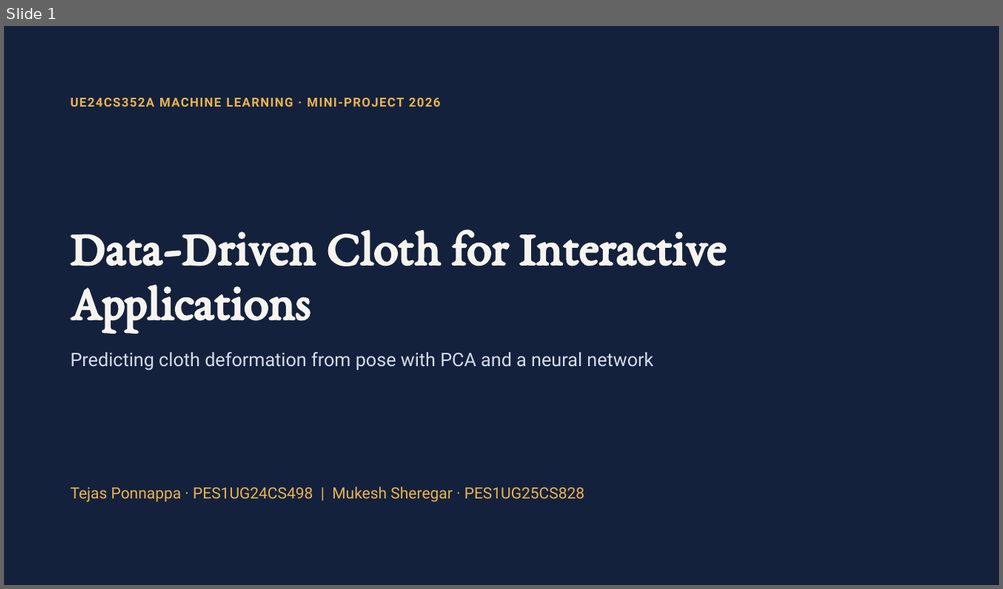
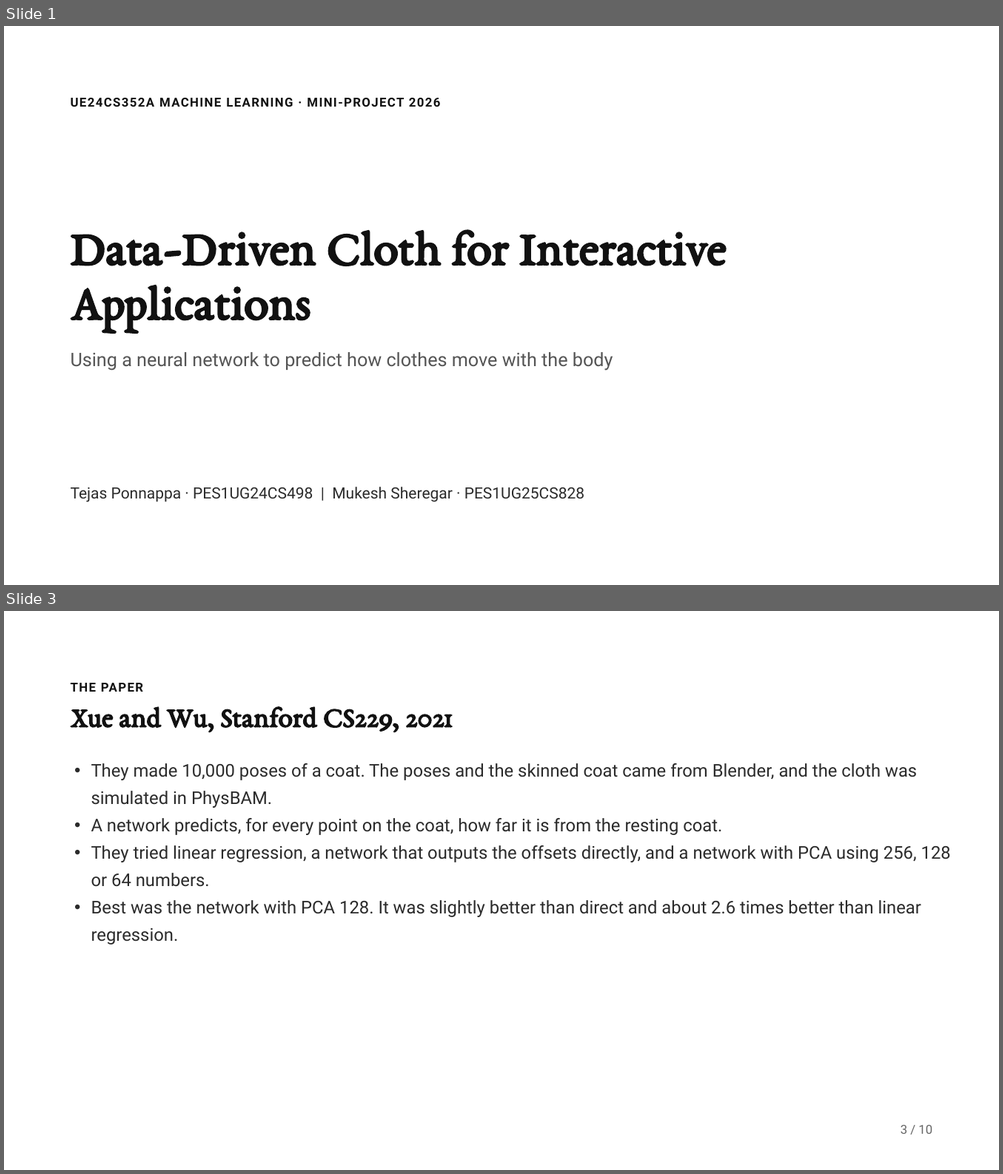
Before and after one commit to TejasPonnappa/data-driven-cloth-ml, a slide deck: docs/Data-Driven Cloth ML Mini-Project.pptx. Shown one above the other, each under a label of ours: slide 1 before the commit, slides 1 and 3 after it; the slides between them are not shown. The pictures are 1003x589 and 1003x1174 pixels, drawn with LibreOffice and Linux fonts; fonts in the diff are those of the drawing. Boxes give left, top, right and bottom in pixels: in the first picture for what was removed or moved away, otherwise in the second. Text is boxed around its words. In the diff, an @@ line names an element or a change of style, - is before the commit and + after.

```diff
--- a/docs/Data-Driven Cloth ML Mini-Project.pptx
+++ b/docs/Data-Driven Cloth ML Mini-Project.pptx
@@ slide 3 added at (4, 611, 999, 1170), background #FFFFFF @@
@@ text added at (71, 683, 143, 692), 12 pt, text #111111, bold @@
+THE PAPER
@@ title added at (71, 706, 452, 733), 28 pt, text #111111, bold @@
+Xue and Wu, Stanford CS229, 2021
@@ text added at (91, 763, 950, 945), 17 pt, text #2B2B2B @@
+• They made 10,000 poses of a coat. The poses and the skinned coat came from Blender, and the cloth was simulated in PhysBAM.
+• A network predicts, for every point on the coat, how far it is from the resting coat.
+• They tried linear regression, a network that outputs the offsets directly, and a network with PCA using 256, 128 or 64 numbers.
+• Best was the network with PCA 128. It was slightly better than direct and about 2.6 times better than linear regression.
@@ text added at (900, 1125, 932, 1134), 12 pt, text #666666 @@
+3 / 10
@@ slide 1 changed as well @@
@@ background #14213D to #FFFFFF @@
@@ text "UE24CS352A MACHINE LEARNING · MINI-PROJECT ..." at (71, 98, 441, 107): text colour #E9B44C to #111111 @@
@@ title "Data-Driven Cloth for Interactive Applications" at (71, 230, 726, 332): text colour #F6F4EE to #111111 @@
@@ text at (71, 352, 613, 371): text changed; text colour #D5DCE8 to #555555 @@
-Predicting cloth deformation from pose with PCA and a neural network
+Using a neural network to predict how clothes move with the body
@@ text "Tejas Ponnappa · PES1UG24CS498 | ..." at (71, 487, 584, 503): text colour #E9B44C to #2B2B2B @@
```
Also in this commit, not shown: 1 other slide changed, 7 other slides added, 11 slides removed.
